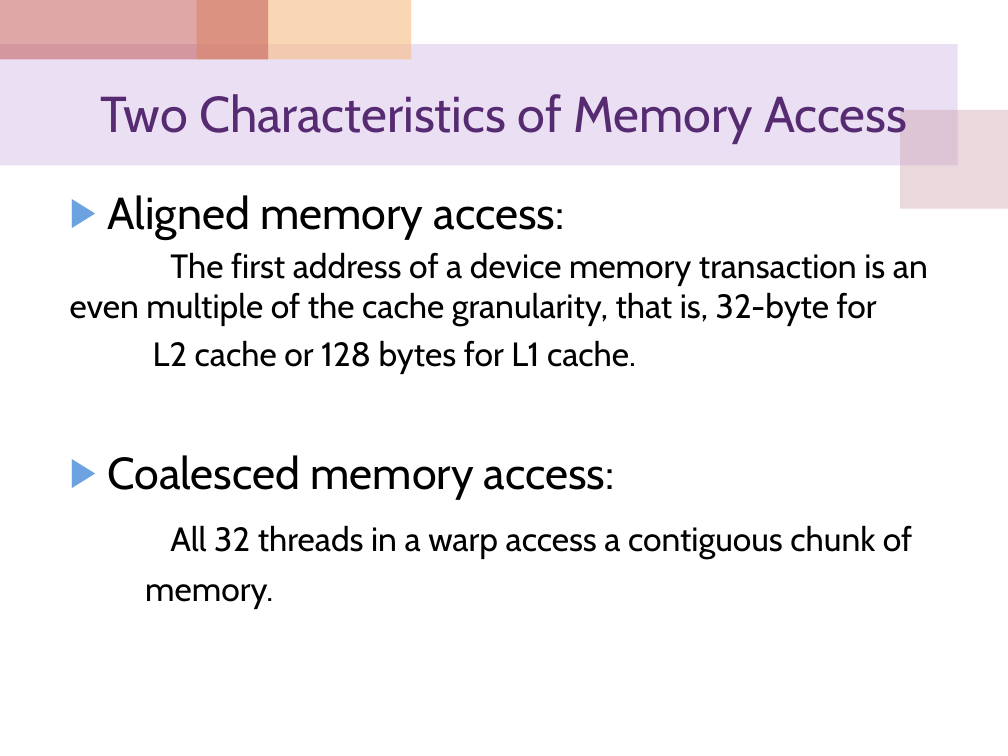
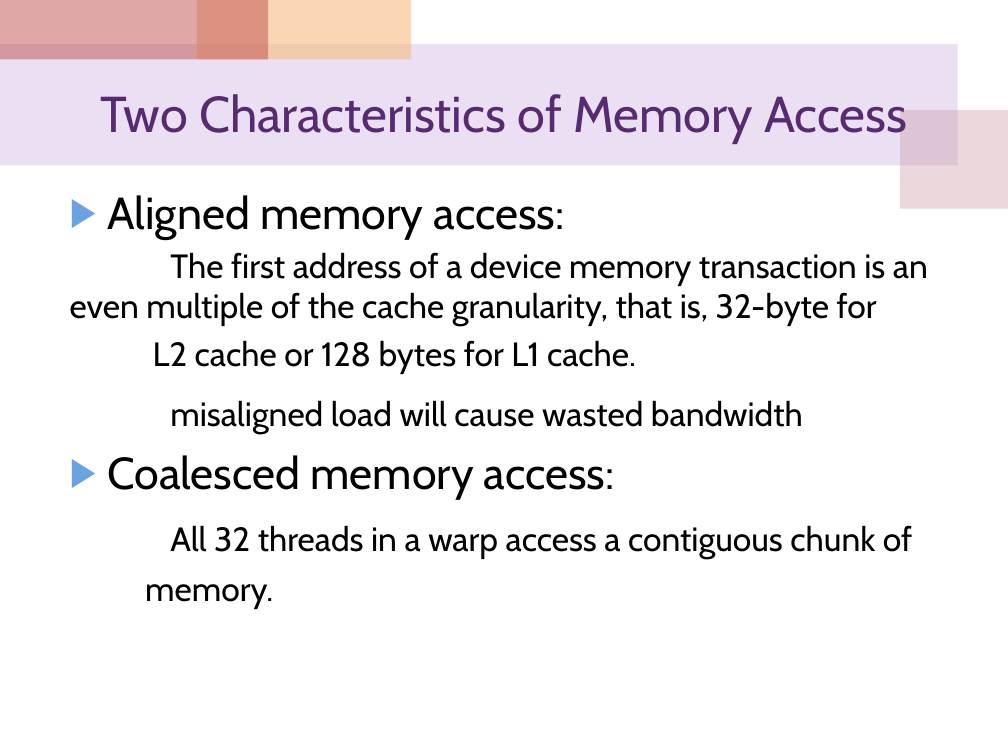
Before and after one commit to cocojk/major, a slide deck: slide 41 of gpu/EE817 Lecture 5 CUDA Memory Architecture.pptx (slide 39 before the commit). Drawn at 1008x756 pixels with LibreOffice and Linux fonts; fonts in the diff are those of the drawing. Boxes give left, top, right and bottom in pixels: in the first picture for what was removed or moved away, otherwise in the second. Text is boxed around its words. In the diff, an @@ line names an element or a change of style, - is before the commit and + after.

```diff
--- a/gpu/EE817 Lecture 5 CUDA Memory Architecture.pptx
+++ b/gpu/EE817 Lecture 5 CUDA Memory Architecture.pptx
@@ text at (170,400,803,434): paragraph added @@
+misaligned load will cause wasted bandwidth
```
Also in this commit, not shown: 12 other slides changed, 6 slides added, 2 other files.
